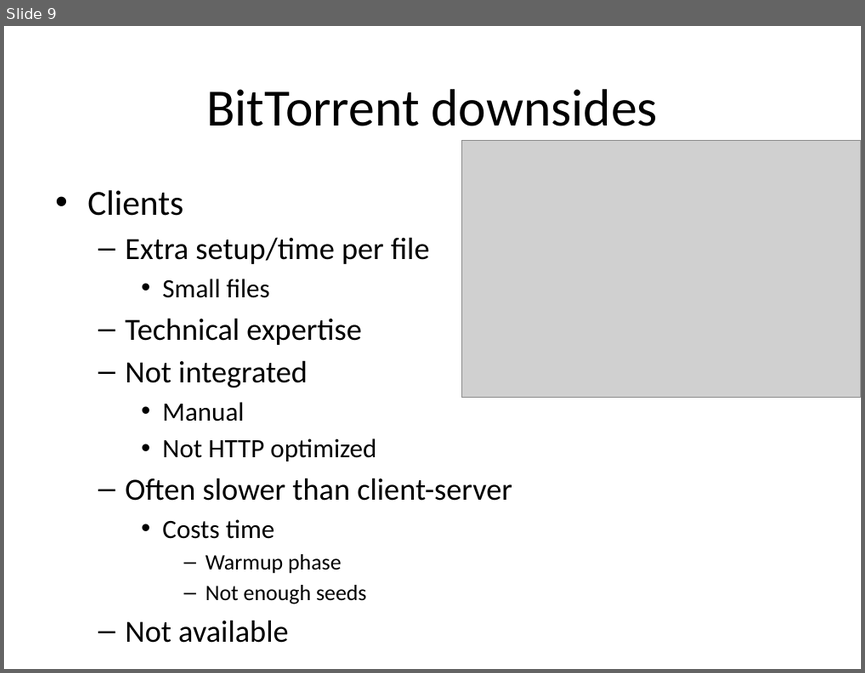
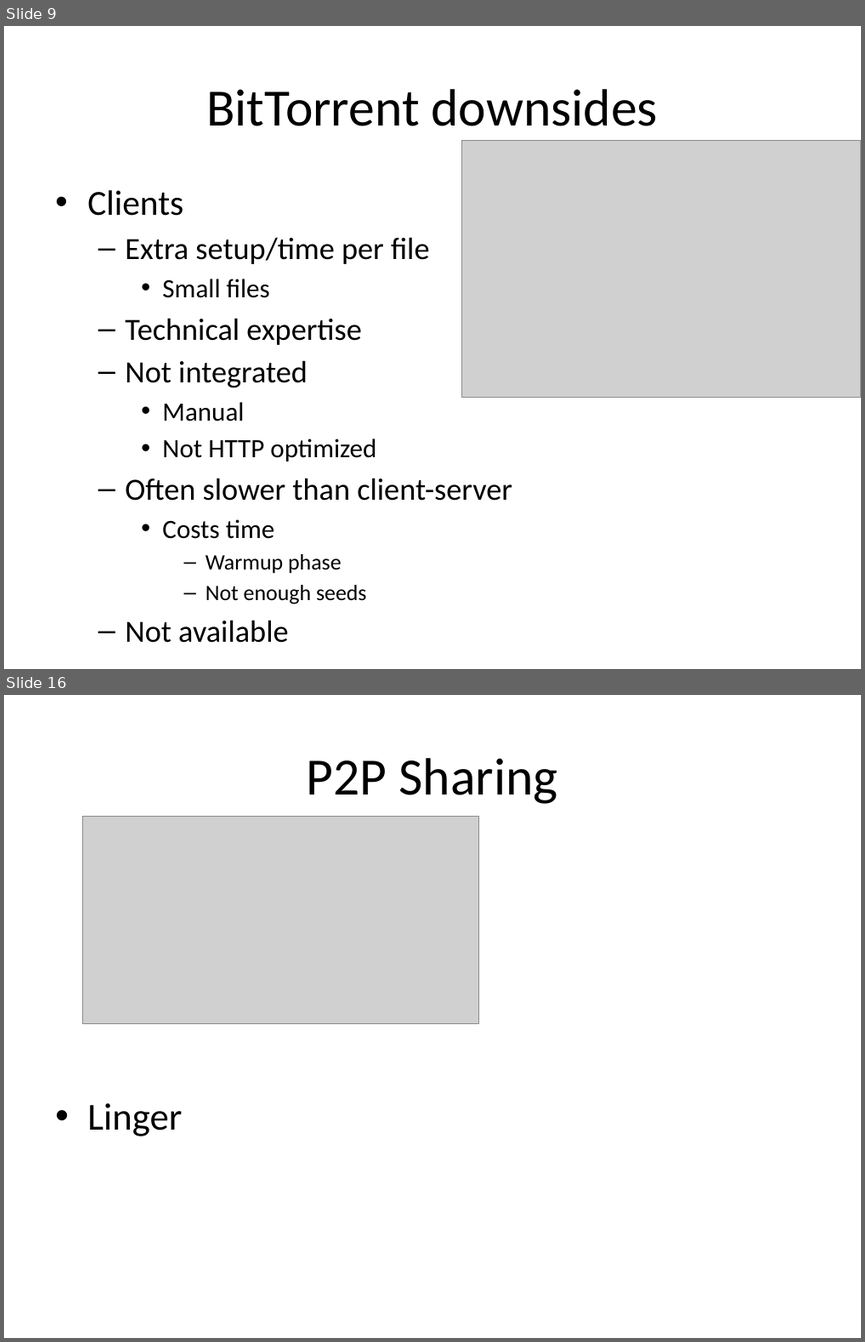
Before and after one commit to rdp/p2pwebclient, a slide deck: thesis_presentation/How to Make the Internet Faster.pptx. Shown one above the other, each under a label of ours: slide 9 before the commit, slides 9 and 16 after it; the slides between them are not shown. The pictures are 865x673 and 865x1342 pixels, drawn with LibreOffice and Linux fonts; fonts in the diff are those of the drawing; grey boxes stand for pictures. Boxes give left, top, right and bottom in pixels: in the first picture for what was removed or moved away, otherwise in the second. Text is boxed around its words. In the diff, an @@ line names an element or a change of style, - is before the commit and + after.

```diff
--- a/thesis_presentation/How to Make the Internet Faster.pptx
+++ b/thesis_presentation/How to Make the Internet Faster.pptx
@@ slide 16 added at [4, 695, 861, 1338], background #FFFFFF @@
@@ title added at [307, 758, 558, 804], 44 pt, text #000000 @@
+P2P Sharing
@@ picture added at [83, 817, 479, 1024] @@
@@ text added at [87, 1103, 182, 1136], 32 pt, text #000000 @@
+• Linger
```
Also in this commit, not shown: 11 slides changed, 6 other slides added, 10 slides removed.
